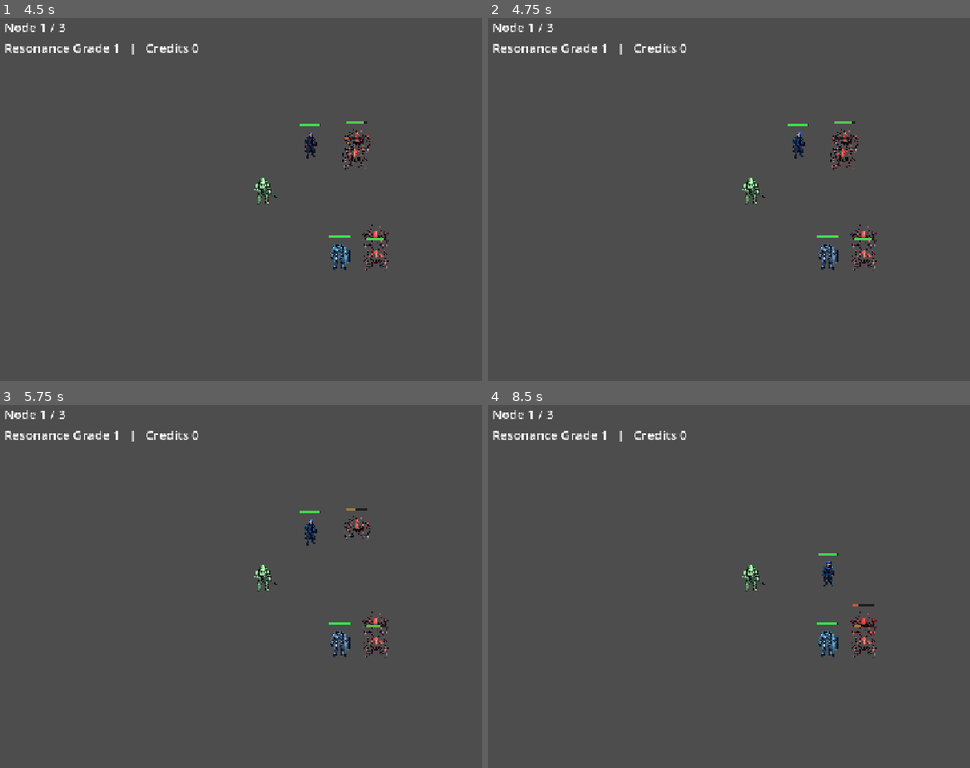
Above: before the commit, frames 1-4 (two rows, left to right).
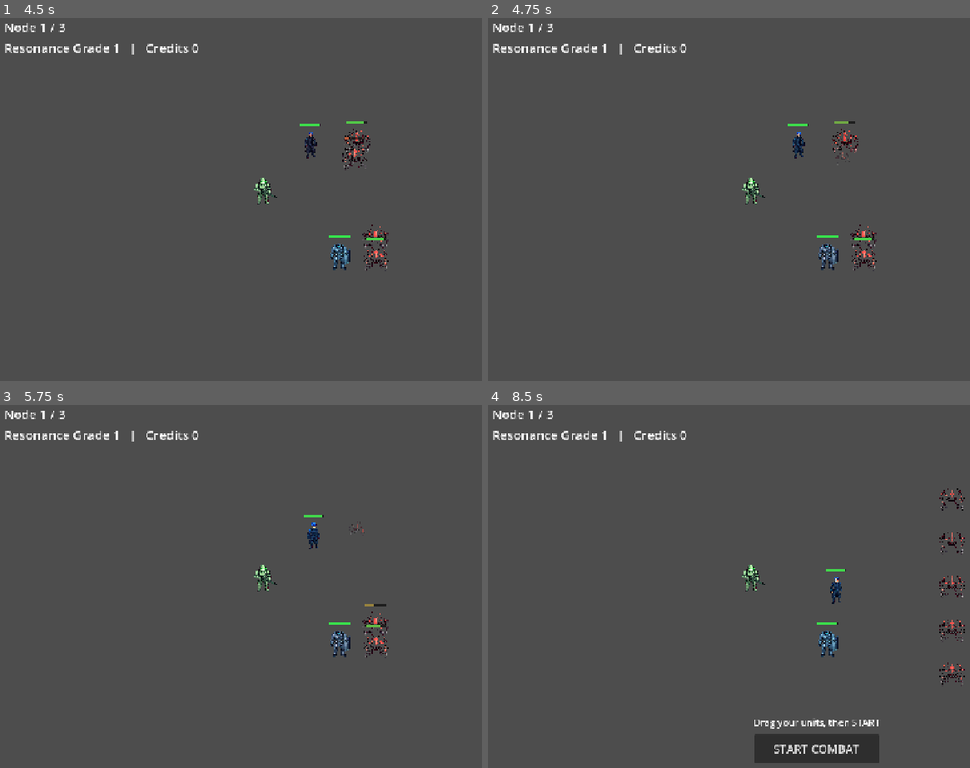
Above: after the commit, the same moments.

Repository: Hwari2929/PROTOCOL-ERRANTEs
Game: Godot game, scene res://scenes/main.tscn
Same seed, same stepped clock (60 frames per second), same inputs: the game is played once before the commit and once after it.
Inputs (mouse positions are in pixels of both pictures, inside the frame that each line leads up to):
- Up to frame 1 (4.5 s): click "START COMBAT" at 0.5 s; move the mouse to (477, 181) at 1.27 s; click (477, 181) at 1.42 s; drag from (197, 217) to (294, 275) at 2.02 s; move the mouse to (395, 116) at 2.77 s; click (395, 116) at 2.92 s; drag from (294, 275) to (130, 145) at 3.52 s; move the mouse to (outside the picture) at 4.27 s; click (outside the picture) at 4.42 s
- Up to frame 2 (4.75 s): no input
- Up to frame 3 (5.75 s): tap Enter at 5 s; drag from (130, 532) to (226, 492) at 5.02 s
- Up to frame 4 (8.5 s): move the mouse to (849, 586) at 5.77 s; click (849, 586) at 5.92 s; drag from (714, 492) to (685, 604) at 6.52 s; move the mouse to (965, 568) at 7.27 s; click (965, 568) at 7.42 s; drag from (685, 604) to (782, 662) at 8.02 s

Frame 1 is identical in both runs. In frame 2, 0.2% of the frame differs, in the area x 70-77%, y 28-42%; in frame 3, 0.4%; in frame 4, 3.2%, in the area x 55-99%, y 22-99%.

Commit message:
feat(skills): per-class active skills on cooldown [opus]
- protagonist nova (AoE), ranger volley (burst), vanguard fortify (+armor),
  commander rally (+ally attack), medic mend (heal lowest ally)
- skill timer in _physics_process; effects via group lookup; cyan pulse on cast
- verified: combat resolves faster (1137 vs 1352 frames), 3 players survive

Co-Authored-By: Claude Opus 4.8 <noreply@anthropic.com>

Diff:
--- a/scripts/battle/unit.gd
+++ b/scripts/battle/unit.gd
@@ -2,6 +2,15 @@
 
 signal hp_changed(current: int, max: int)
 signal died()
+
+## Per-class active-skill cooldown (seconds). Classes not listed have no skill.
+const SKILL_CD: Dictionary = {
+	"protagonist": 5.0,  # nova: AoE damage to nearby enemies
+	"ranger": 4.0,       # volley: big hit on current target
+	"vanguard": 6.0,     # fortify: +armor (self)
+	"commander": 5.0,    # rally: +attack to all allies
+	"medic": 3.5,        # mend: heal lowest-HP ally
+}
 
 var team: int = 0
 var max_hp: int = 100
@@ -15,6 +24,9 @@
 
 var active: bool = false
 
+var skill_cd: float = 0.0
+var skill_timer: float = 0.0
+
 var _attack_timer: float = 0.0
 var _is_dragging: bool = false
 var _drag_offset: Vector2 = Vector2.ZERO
@@ -31,6 +43,8 @@
 ## Load the class/team sprite (res://assets/sprites/<sprite_id>.png) if present;
 ## otherwise the _draw() placeholder circle is used.
 func refresh_sprite() -> void:
+	skill_cd = float(SKILL_CD.get(sprite_id, 0.0))
+	skill_timer = skill_cd
 	if _sprite == null or sprite_id == "":
 		return
 	var path: String = "res://assets/sprites/%s.png" % sprite_id
@@ -56,6 +70,13 @@
 		return
 	if hp <= 0:
 		return
+
+	# Active skill on its own cooldown (independent of basic attacks).
+	if skill_cd > 0.0:
+		skill_timer -= delta
+		if skill_timer <= 0.0:
+			skill_timer = skill_cd
+			_use_skill()
 
 	var target: Node2D = acquire_target()
 	if target == null:
@@ -109,6 +130,63 @@
 	t.tween_property(self, "modulate:a", 0.0, 0.3)
 	t.tween_property(self, "scale", Vector2(0.3, 0.3), 0.3)
 	t.finished.connect(queue_free)
+
+# ── Active skills (dispatched by class = sprite_id) ──
+func _use_skill() -> void:
+	match sprite_id:
+		"protagonist":
+			_skill_nova(int(round(float(attack) * 1.5)), 240.0)
+		"ranger":
+			_skill_volley(attack * 3)
+		"vanguard":
+			armor += 4
+		"commander":
+			_skill_rally(3)
+		"medic":
+			_skill_mend(int(round(float(max_hp) * 0.18)) + 10)
+	_skill_pulse()
+
+func _skill_nova(dmg: int, radius: float) -> void:
+	for n in _units_on(false):
+		if global_position.distance_to(n.global_position) <= radius:
+			n.take_damage(dmg)
+
+func _skill_volley(dmg: int) -> void:
+	var t: Node2D = acquire_target()
+	if t != null:
+		t.take_damage(dmg)
+
+func _skill_rally(amount: int) -> void:
+	for n in _units_on(true):
+		n.attack += amount
+
+func _skill_mend(amount: int) -> void:
+	var lowest: Node2D = null
+	var lowest_ratio: float = 1.0
+	for n in _units_on(true):
+		var r: float = float(n.hp) / float(n.max_hp)
+		if n.hp < n.max_hp and r < lowest_ratio:
+			lowest_ratio = r
+			lowest = n
+	if lowest != null:
+		lowest.hp = mini(lowest.max_hp, lowest.hp + amount)
+		lowest.queue_redraw()
+
+## Living units; allies==true -> same team, allies==false -> enemy team.
+func _units_on(allies: bool) -> Array:
+	var out: Array = []
+	for n in get_tree().get_nodes_in_group("unit"):
+		if n is Node2D and n.hp > 0 and ((n.team == team) == allies):
+			out.append(n)
+	return out
+
+## Brief cyan flash to signal a skill firing.
+func _skill_pulse() -> void:
+	if _sprite == null:
+		return
+	_sprite.modulate = Color(0.6, 1.2, 1.6, 1.0)
+	var t: Tween = create_tween()
+	t.tween_property(_sprite, "modulate", Color(1.0, 1.0, 1.0, 1.0), 0.18)
 
 func _unhandled_input(event: InputEvent) -> void:
 	if active or team != 0:
